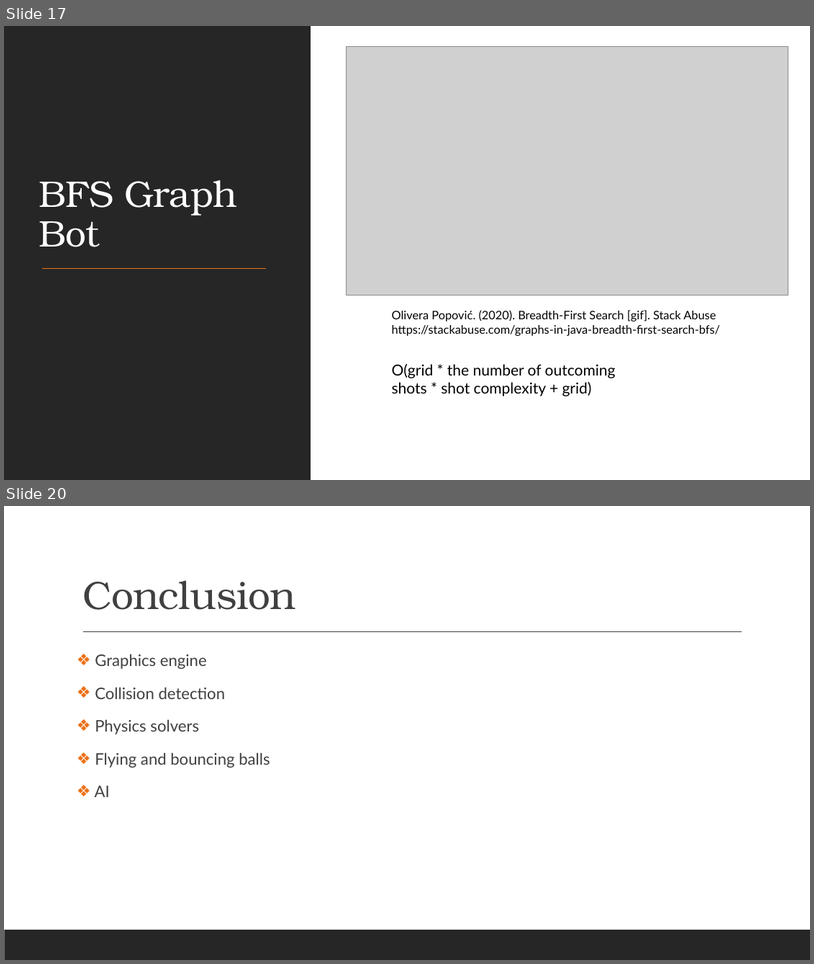
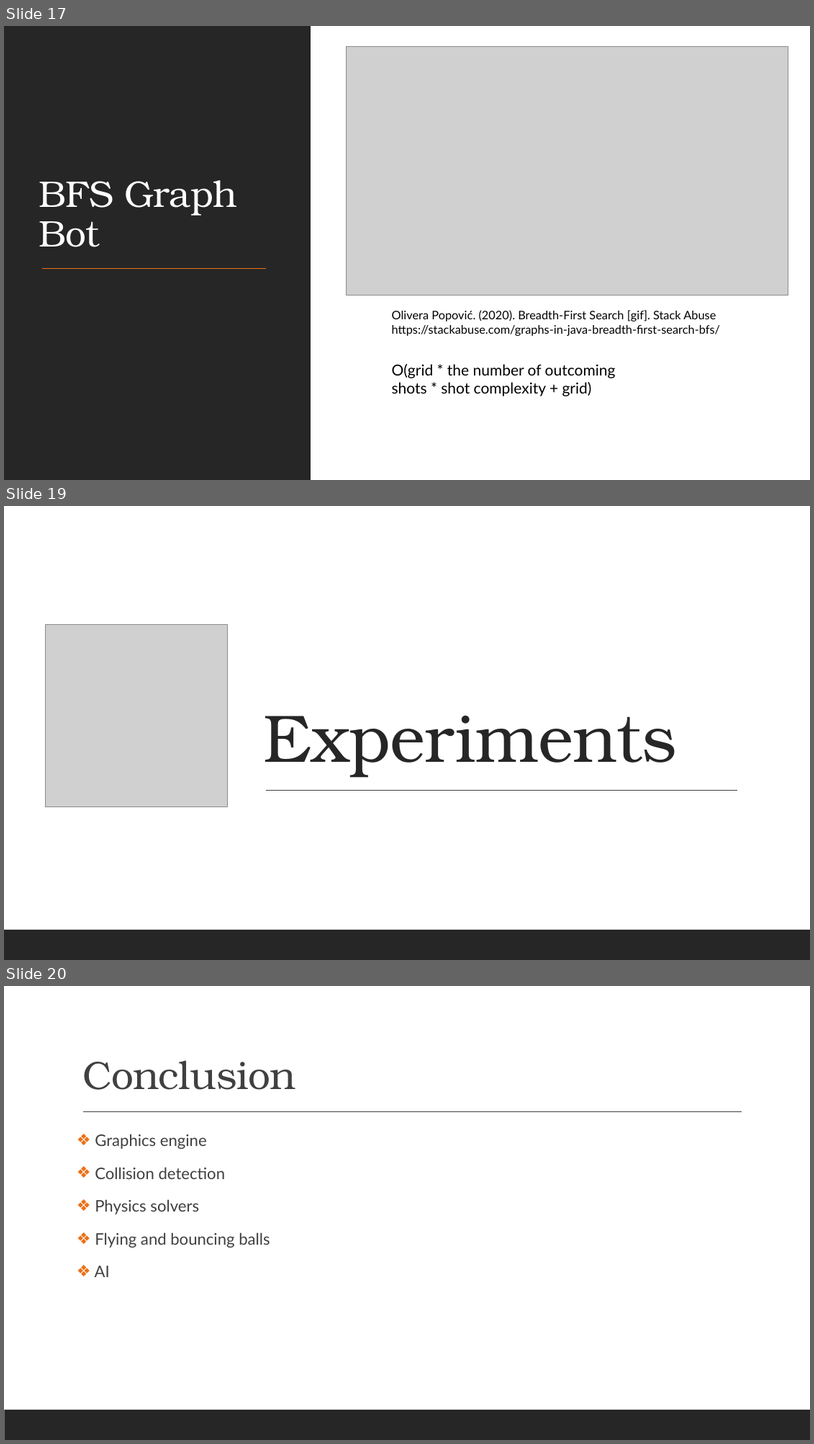
Before and after one commit to renesteeman/Project1-2_Group4, a slide deck: 04-PresentationThirdPhase.pptx. Shown one above the other, each under a label of ours: slides 17 and 20 before the commit, slides 17, 19 and 20 after it; the slides between them are not shown. The pictures are 814x964 and 814x1444 pixels, drawn with LibreOffice and Linux fonts; fonts in the diff are those of the drawing; grey boxes stand for pictures. Boxes give left, top, right and bottom in pixels: in the first picture for what was removed or moved away, otherwise in the second. Text is boxed around its words. In the diff, an @@ line names an element or a change of style, - is before the commit and + after.

```diff
--- a/04-PresentationThirdPhase.pptx
+++ b/04-PresentationThirdPhase.pptx
@@ slide 19 added at [4, 506, 810, 960], background #FFFFFF @@
@@ rectangle added at [4, 506, 810, 960], fill #FFFFFF @@
@@ picture added at [45, 625, 228, 807] @@
@@ title added at [264, 715, 677, 777], 80 pt, text #262626 @@
+Experiments
@@ line added from (266, 790) to (738, 790), #404040 1 pt @@
@@ rectangle added at [4, 929, 810, 960], fill #262626 @@
```
Also in this commit, not shown: 5 slides changed, 1 slide removed, 4 other files.
